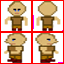
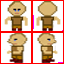
Layers edited between the first and the second 64x64 image:
painted on "Pasted Layer" over [1, 33, 29, 63]
painted on "stickman.png copy #2" over [37, 17, 56, 25]
painted on "stickman.png copy" over [20, 33, 59, 63]
painted on "stickman.png" over [6, 17, 24, 23]
